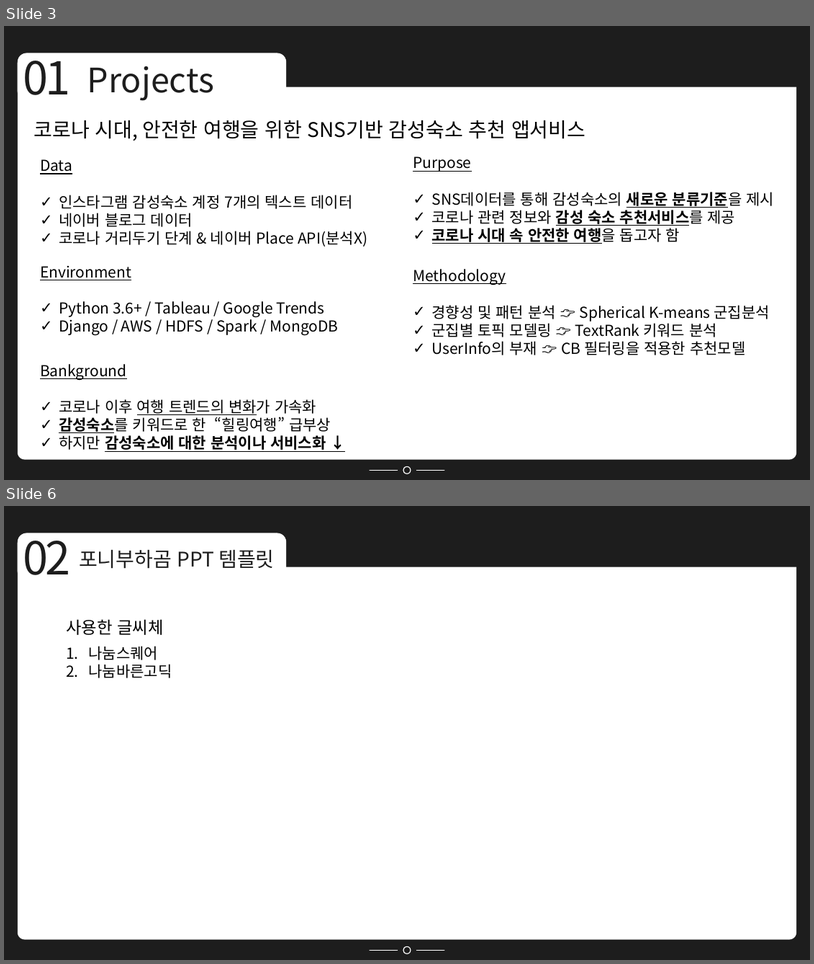
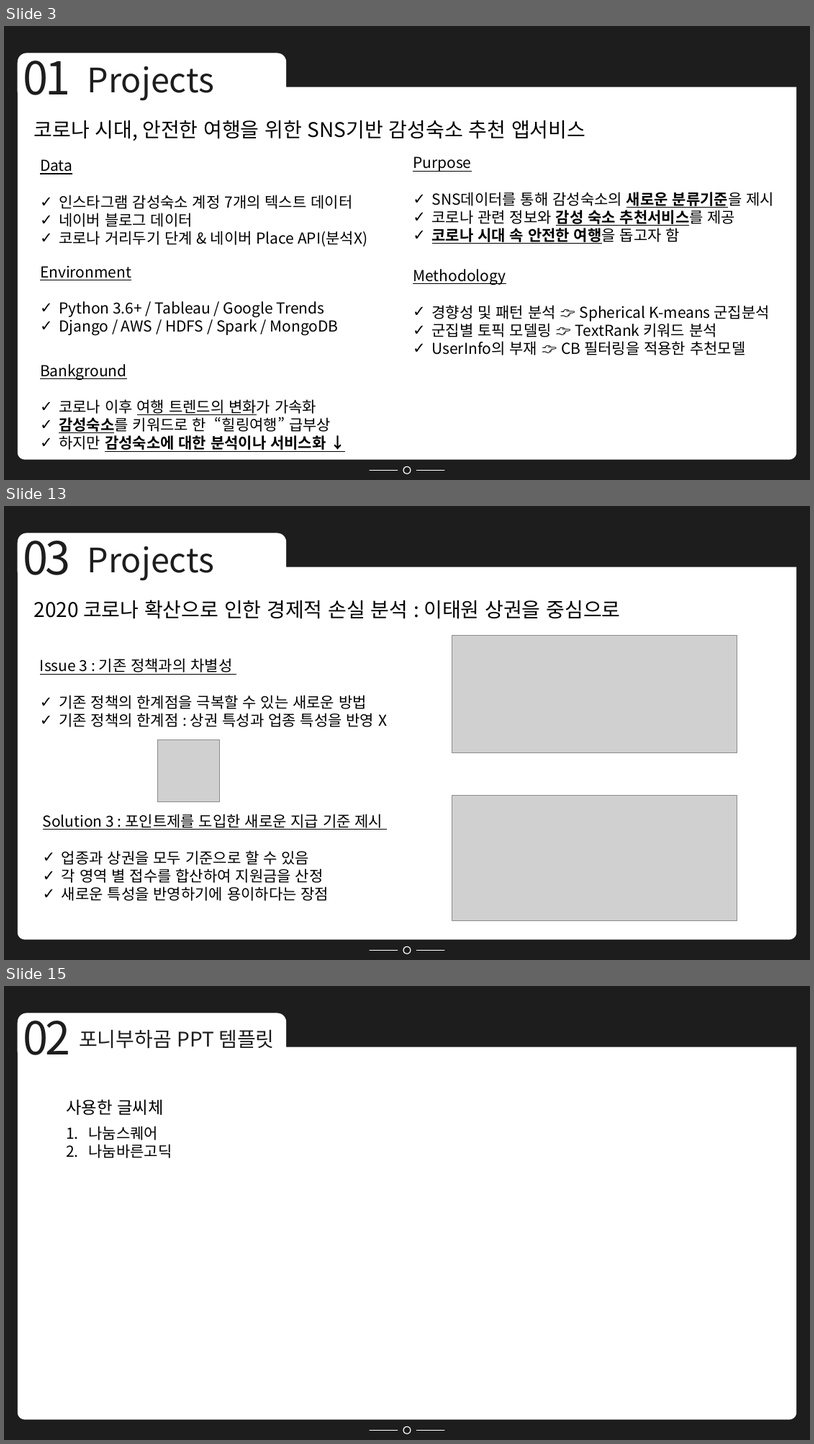
Before and after one commit to Minsung-commit/TIL, a slide deck: 포트폴리오 NEW.pptx. Shown one above the other, each under a label of ours: slides 3 and 6 before the commit, slides 3, 13 and 15 after it; the slides between them are not shown. The pictures are 814x964 and 814x1444 pixels, drawn with LibreOffice and Linux fonts; fonts in the diff are those of the drawing; grey boxes stand for pictures. Boxes give left, top, right and bottom in pixels: in the first picture for what was removed or moved away, otherwise in the second. Text is boxed around its words. In the diff, an @@ line names an element or a change of style, - is before the commit and + after.

```diff
--- a/포트폴리오 NEW.pptx
+++ b/포트폴리오 NEW.pptx
@@ slide 13 added at bbox=[4, 506, 810, 960], background #1D1D1D; not listed: 6 template elements that a slide beside it also shows @@
@@ text added at bbox=[23, 529, 70, 575], 54 pt, text #1D1D1D @@
+03
@@ text added at bbox=[88, 546, 214, 581], 40 pt, text #1D1D1D @@
+Projects
@@ text added at bbox=[34, 600, 621, 619], 24 pt, text #000000 @@
+2020 코로나 확산으로 인한 경제적 손실 분석 : 이태원 상권을 중심으로
@@ picture added at bbox=[453, 636, 738, 753] @@
@@ text added at bbox=[40, 658, 387, 727], 18 pt, text #000000 @@
+Issue 3 : 기존 정책과의 차별성
+✓ 기존 정책의 한계점을 극복할 수 있는 새로운 방법
+✓ 기존 정책의 한계점 : 상권 특성과 업종 특성을 반영 X
@@ picture added at bbox=[157, 740, 220, 803] @@
@@ picture added at bbox=[453, 795, 738, 921] @@
@@ text added at bbox=[43, 813, 383, 901], 18 pt, text #000000 @@
+Solution 3 : 포인트제를 도입한 새로운 지급 기준 제시
+✓ 업종과 상권을 모두 기준으로 할 수 있음
+✓ 각 영역 별 접수를 합산하여 지원금을 산정
+✓ 새로운 특성을 반영하기에 용이하다는 장점
@@ what was slide 6 is now slide 15 @@
```
Also in this commit, not shown: 1 slide changed, 9 other slides added, 1 slide removed.
